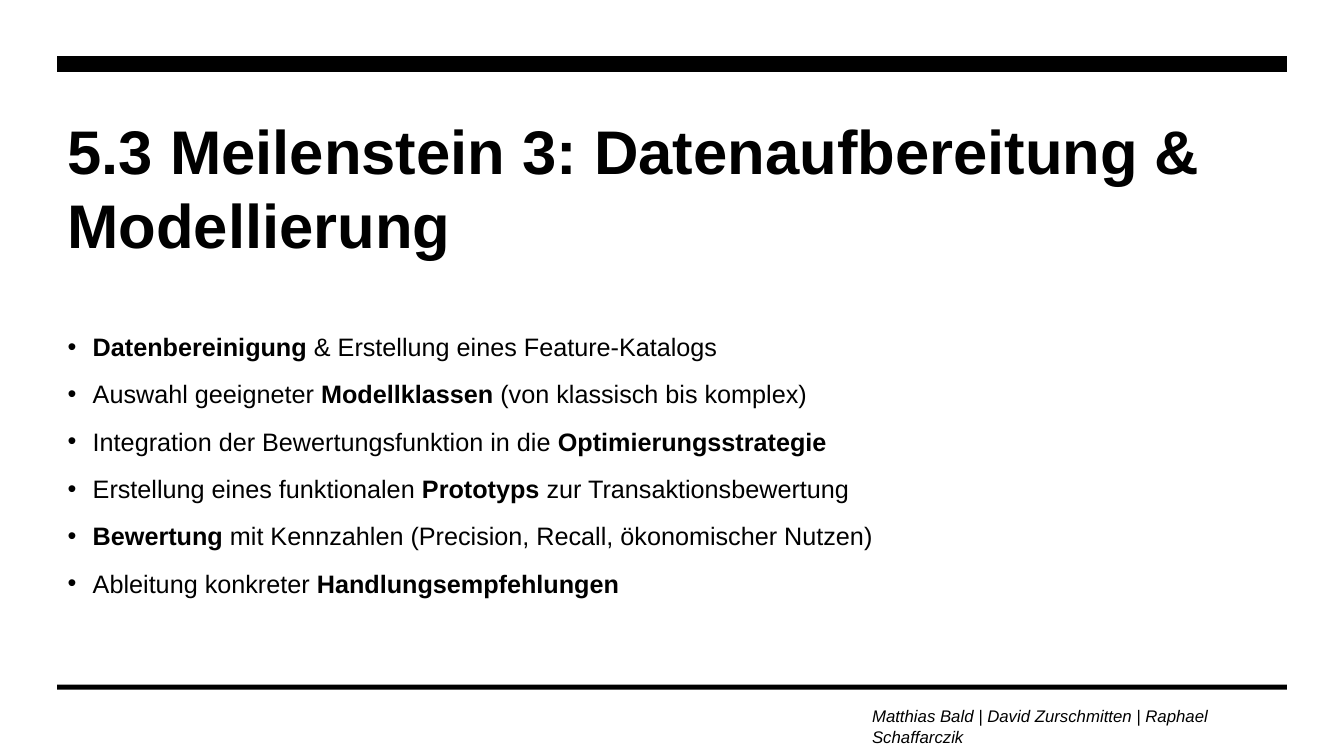
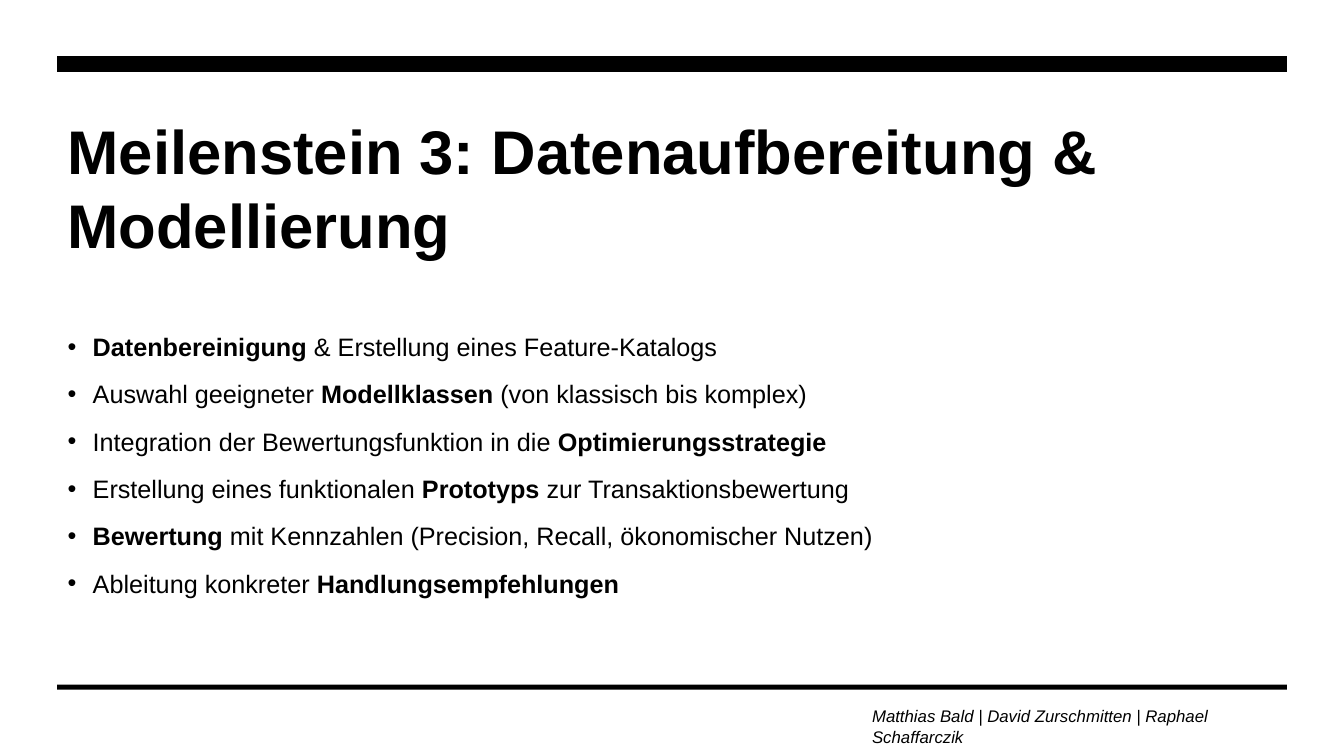
Before and after one commit to zurdavid/projektpraktikum-datascience, a slide deck: slide 10 of präsentationen/Abschlusspräsentation_Entwurf.pptx (slide 11 before the commit). Drawn at 1344x756 pixels with LibreOffice and Linux fonts; fonts in the diff are those of the drawing. Boxes give left, top, right and bottom in pixels: in the first picture for what was removed or moved away, otherwise in the second. Text is boxed around its words. In the diff, an @@ line names an element or a change of style, - is before the commit and + after.

```diff
--- a/präsentationen/Abschlusspräsentation_Entwurf.pptx
+++ b/präsentationen/Abschlusspräsentation_Entwurf.pptx
@@ title at (68,129,1036,260): text changed @@
-5.3 Meilenstein 3: Datenaufbereitung & Modellierung
+Meilenstein 3: Datenaufbereitung & Modellierung
```
Also in this commit, not shown: 9 other slides changed, 4 slides added, 4 slides removed, 2 other files.
